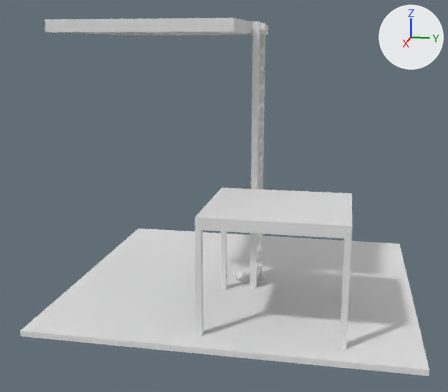
The Blender file src/ConcernedLadders/AnimationSources/LadderGait.blend, before and after one commit.
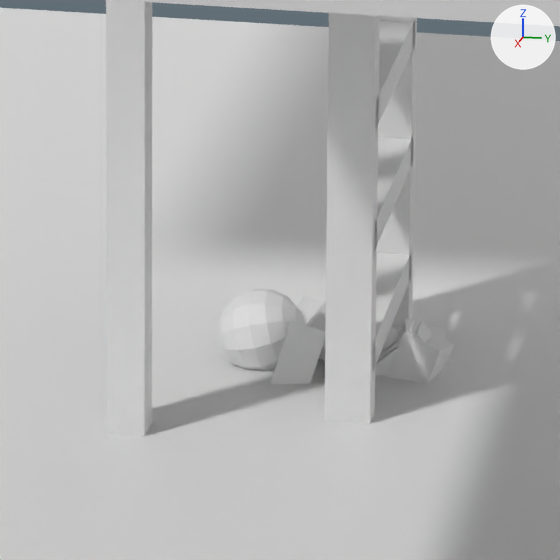
Each version appears first whole from a 50 mm lens placed at (11.64, 1.67, 4.62), pointed at (0.17, -0.62, 1.76), and next in a close-up on the part from 46% to 63% of the width and 59% to 78% of the height. Lighting does not change. The marker at upper right points along +X, +Y and +Z. The last two pictures show the newer version. Both versions are drawn at frame 66 of the action 'TopEntry'; the numbers are the values there.

Names of what the first close-up shows: 'GEO_Ground', 'GEO_Rail.L', 'GEO_Rail.R', 'GEO_Rung.00', 'GEO_Rung.01', 'GEO_Rung.02', 'GEO_SideFloor', 'GEO_SidePost.0', 'MRK_CTL_Foot.L', 'MSH_foot.L', 'MSH_foot.R', 'MSH_forearm.L', 'MSH_forearm.R', 'MSH_head', 'MSH_shin.L', 'MSH_shin.R', 'MSH_upper_arm.L', 'MSH_upper_arm.R'.
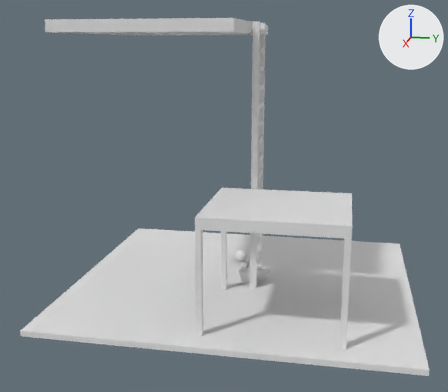
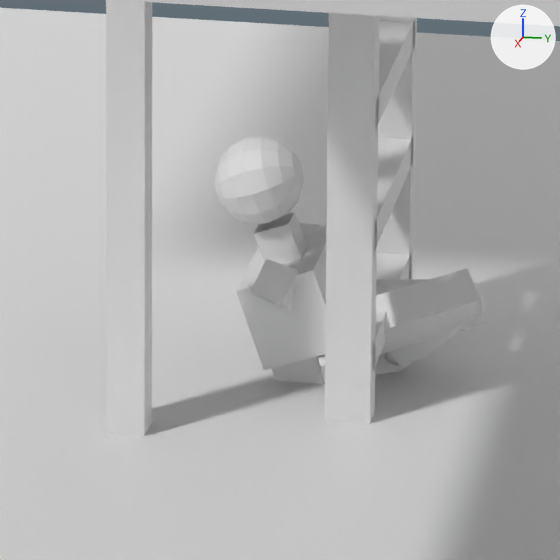
The edits, one by one:
Bone 'CTL_Pelvis' (bone_ctl_pelvis) moves from (0.0, -0.1, -0.6019) to (0.0, -0.07, -0.1562).
Bone 'CTL_Pelvis' (bone_ctl_pelvis) turns from (16, 0, 0) to (19, 0, 0) degrees about its own x, y and z.
Bone 'CTL_Foot.L' (bone_ctl_foot_l) moves from (0.0, 0.0425, 0.0849) to (0.0, 0.0704, 0.0469).
Bone 'CTL_Foot.R' (bone_ctl_foot_r) moves from (0.0, 0.0, 0.0) to (0.0, 0.1164, 0.0776).

Changed parts and their boxes [x1, y1, x2, y2] in the close-ups (560 x 560 px):
'MSH_head', posed (7% taller): before [217, 289, 304, 371]; after [215, 136, 304, 224]
'MSH_chest', posed (not visible before): after [236, 225, 327, 370]
'MSH_shin.R', posed: before [402, 318, 446, 360]; after [376, 268, 483, 354]
'MSH_upper_arm.L', posed: before [270, 321, 325, 384]; after [251, 259, 300, 311]
'MSH_shin.L', posed (mostly hidden afterwards): before [387, 331, 454, 384]; after [376, 279, 466, 331]
'MSH_neck', posed (not visible before): after [254, 212, 307, 264]
'MSH_foot.L', posed: before [375, 321, 431, 376]; after [389, 322, 465, 369]
'MSH_spine', posed (not visible before): after [271, 357, 324, 384]
'MSH_foot.R', posed: before [378, 317, 426, 360]; after [419, 289, 487, 360]
'MSH_upper_arm.R', posed: before [298, 296, 322, 325]; after [299, 223, 320, 238]
'MSH_thigh.R', posed (not visible before): after [316, 354, 376, 385]
